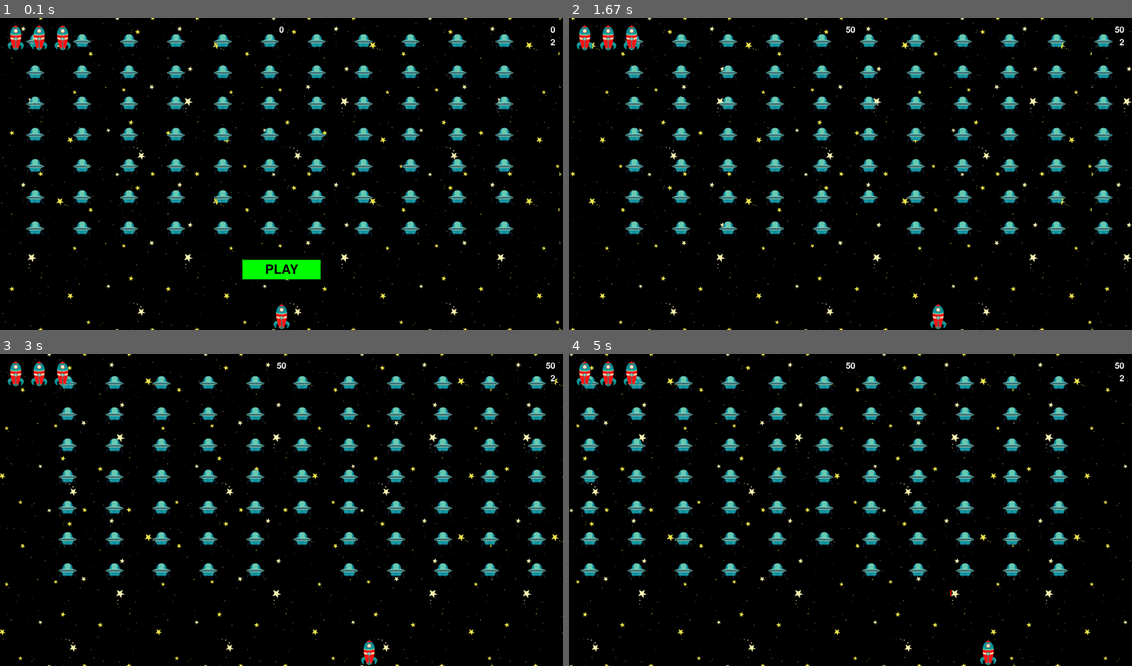
Above: before the commit, frames 1-4 (two rows, left to right).
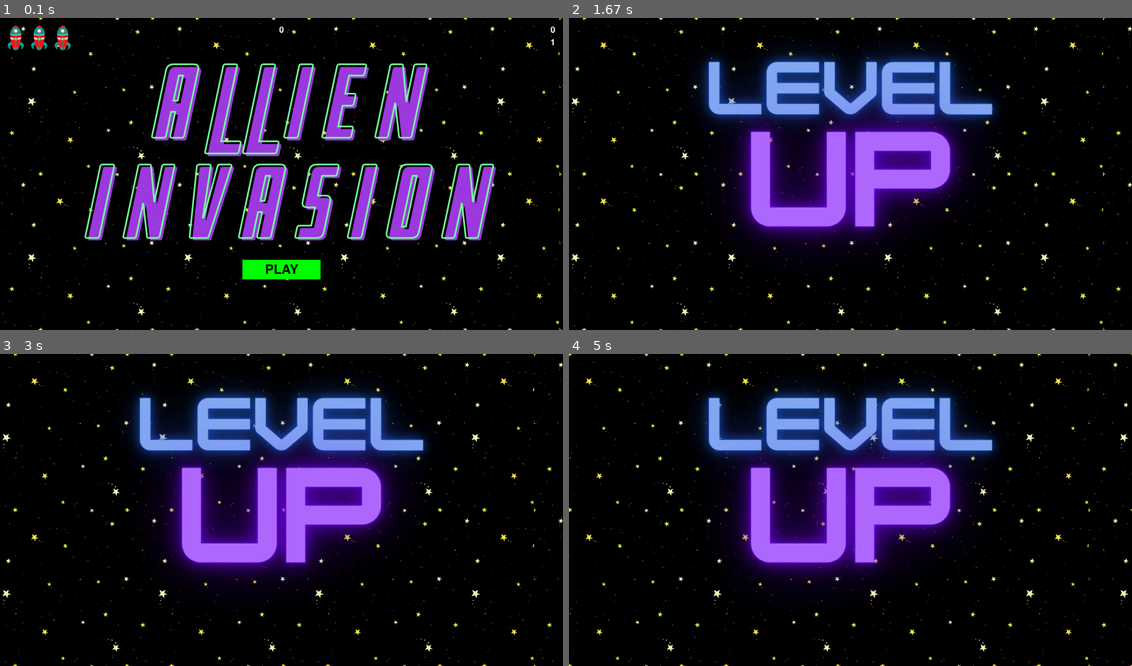
Above: after the commit, the same moments.

Repository: galileaalmaraz/Alien-Invasion
Game: pygame game, started from alien_invasion.py
Same seed, same stepped clock (60 frames per second), same inputs: the game is played once before the commit and once after it.
Inputs:
- Up to frame 1 (0.1 s): no input
- Up to frame 2 (1.67 s): click "PLAY" at 0.38 s; hold Space 0.67-1.13 s; hold Right 0.67-1.13 s; tap E at 1.17 s
- Up to frame 3 (3 s): no input
- Up to frame 4 (5 s): hold E from 4.73 s (still down); hold Right from 4.73 s (still down); tap Space at 4.8 s

The runs differ from the first frame. In frame 1, 22% of the frame differs, in the area x 4-99%, y 5-100%; in frame 2, 32%, in the area x 0-100%, y 0-100%; in frame 3, 32%; in frame 4, 32%.

Commit message:
added gamover, home, and levelup pages.

Diff:
--- a/alien_invasion.py
+++ b/alien_invasion.py
@@ -48,10 +48,6 @@
 
         i -= 1
 
-        # # Starting page
-        # home_image = pygame.image.load('home.png')
-        # screen.blit(home_image, (0, 0))
-
         # Make the Play button.
         play_button = Button(ai_settings, screen, "PLAY")
 
--- a/game_functions.py
+++ b/game_functions.py
@@ -10,7 +10,7 @@
 from asteroid import Asteroid
 
 
-def check_keydown_events(event, ai_settings, screen, ship, bullets):
+def check_keydown_events(event, ai_settings, screen, ship, bullets, aliens):
     """Respond to keypresses."""
     if event.key == pygame.K_RIGHT:
         ship.moving_right = True
@@ -20,6 +20,9 @@
         fire_bullet(ai_settings, screen, ship, bullets)
     elif event.key == pygame.K_q:
         sys.exit()
+    elif event.key == pygame.K_e:
+        aliens.empty()
+
 
 
 def check_keyup_events(event, ship):
@@ -40,7 +43,7 @@
             stats.close_asteroids_timer()
             sys.exit()
         elif event.type == pygame.KEYDOWN:
-            check_keydown_events(event, ai_settings, screen, ship, bullets)
+            check_keydown_events(event, ai_settings, screen, ship, bullets, aliens)
         elif event.type == pygame.KEYUP:
             check_keyup_events(event, ship)
         elif event.type == pygame.MOUSEBUTTONDOWN:
@@ -116,6 +119,21 @@
         bullets.add(new_bullet)
 
 
+def draw_home_page(screen):
+    home_image = pygame.image.load("home.png")
+    screen.blit(home_image, (0, 0))
+
+
+def draw_gameover_page(screen):
+    gameover_image = pygame.image.load("game_over.png")
+    screen.blit(gameover_image, (0, -150))
+
+
+def draw_levelup_page(screen):
+    levelup_image = pygame.image.load("level_up.png")
+    screen.blit(levelup_image, (0, 0))
+
+
 def update_screen(
     ai_settings, screen, stats, sb, ship, aliens, bullets, asteroids, play_button
 ):
@@ -126,15 +144,20 @@
     # Redraw all bullets, behind ship and aliens.
     for bullet in bullets.sprites():
         bullet.draw_bullet()
-    ship.blitme()
-    aliens.draw(screen)
-    asteroids.draw(screen)
+    if stats.game_active:
+        ship.blitme()
+        aliens.draw(screen)
+        asteroids.draw(screen)
 
     # Draw the score information.
     sb.show_score()
 
     # Draw the play button if the game is inactive.
     if not stats.game_active:
+        if stats.games_count == 0:
+            draw_home_page(screen)
+        else:
+            draw_gameover_page(screen)
         play_button.draw_button()
 
     # Make the most recently drawn screen visible.
@@ -193,6 +216,9 @@
 
         # Increase level.
         stats.level += 1
+        draw_levelup_page(screen)
+        pygame.display.update()
+        sleep(3)
         sb.prep_level()
 
         create_fleet(ai_settings, screen, ship, aliens)
@@ -216,6 +242,7 @@
 def ship_hit(ai_settings, screen, stats, sb, ship, aliens, bullets, asteroids):
     """Respond to ship being hit by alien."""
     stats.close_asteroids_timer()
+    stats.increase_game_count()
     if stats.ships_left > 0:
         # Decrement ships_left.
         stats.ships_left -= 1
--- a/game_stats.py
+++ b/game_stats.py
@@ -17,11 +17,17 @@
         # High score should never be reset.
         self.high_score = 0
 
+        # A game count that will indicate whether the player has lost any games
+        self.games_count = 0
+
+    def increase_game_count(self):
+        self.games_count += 1
+
     def reset_stats(self):
         """Initialize statistics that can change during the game."""
         self.ships_left = self.ai_settings.ship_limit
         self.score = 0
-        self.level = 2
+        self.level = 1
         self.close_asteroids_timer()
 
     def close_asteroids_timer(self):
